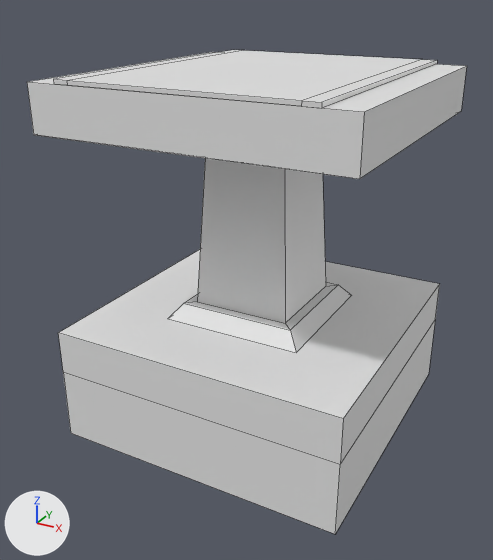
The FBX model High_S_Road.fbx, before and after one commit.
One viewpoint serves both versions: a camera (50 mm lens) standing at (2.01, -3.9, 2.93) and looking at (-0.05, -0.15, 1.05). Lighting does not change. The marker at lower left points along +X, +Y and +Z. Mesh edges are drawn as thin lines. Materials are left out; every surface is plain grey. Where no turn or scale is listed for an object, it has been applied to the vertices.

Names of what the first picture shows: 'Base.007', 'Pavement.007', 'Tunnel Base.001'.
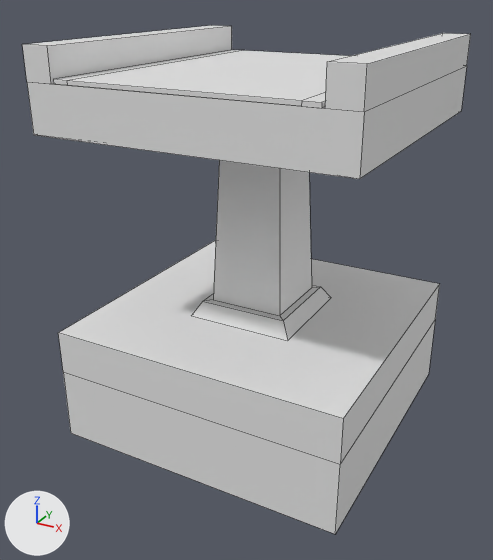
The change, as a list of edits to the scene's bpy script:
```text
Change me_tunnel_base_001:
    where me_tunnel_base_001.from_pydata(...)  # 24 vertices, 21 faces; spans x -1.0..1.0, y -1.0..1.0, z 0.8..2.4
    used by ob_tunnel_base_001; location = (0.0, 0.0, 0.0)
    me_tunnel_base_001 part 1: all 16 vertices in x -0.48..0.48, y -0.48..0.48, z 0.8..1.9 are scaled about their middle by (0.764, 0.764, 1)
Add me_tunnel_base_005:
    me_tunnel_base_005.from_pydata([(-1.0, -1.0, 2.4), (0.82, -1.0, 2.4), (1.0, -1.0, 2.4), (-1.0, 1.0, 2.6), (1.0, -1.0, 2.6), (-0.82, -1.0, 2.4), (-0.82, 1.0, 2.4), (-0.82, -1.0, 2.6), (-0.82, 1.0, 2.6), (1.0, 1.0, 2.4), (1.0, 1.0, 2.6), (0.82, 1.0, 2.4), (0.82, -1.0, 2.6), (0.82, 1.0, 2.6), (-1.0, 1.0, 2.4), (-1.0, -1.0, 2.6)], [], [(5, 7, 15, 0), (11, 1, 12, 13), (15, 7, 8, 3), (12, 1, 2, 4), (8, 6, 14, 3), (14, 0, 15, 3), (9, 10, 4, 2), (10, 13, 12, 4), (9, 11, 13, 10), (5, 6, 8, 7)])
Add ob_tunnel_base_008:
    ob_tunnel_base_008 = bpy.data.objects.new('Tunnel Base.008', me_tunnel_base_005)
    ob_tunnel_base_008.location = (0.0, 0.0, 0.0)
```

Boxes [x1, y1, x2, y2] around the edits, measured in the pictures (493 x 560 px; the box of a moved part takes in the faces that stretch with it):
'Tunnel Base.001', reshaped (8% shorter): before [27, 52, 467, 352]; after [27, 66, 467, 341]
'Tunnel Base.008', added: after [22, 25, 471, 112]
part 1 of me_tunnel_base_001, moved or reshaped: before [168, 158, 351, 352]; after [191, 160, 331, 341]
